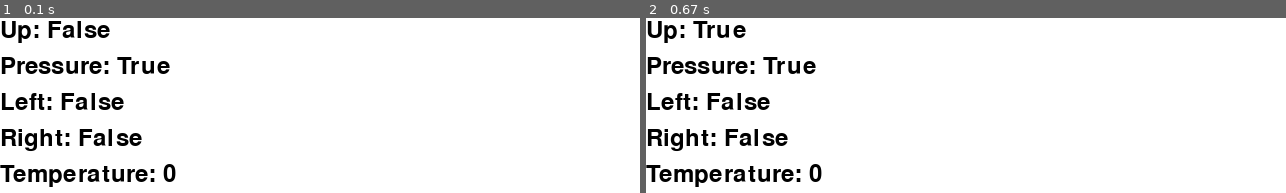
Above: before the commit, frames 1-2 (left to right).
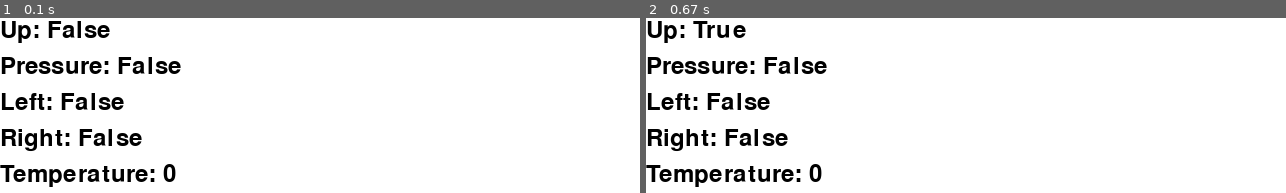
Above: after the commit, the same moments.

Repository: RIT-MDRC/Catbot
Game: pygame game, started from src/raspi/main.py
Two runs of this game, one before a commit and one after it. Both use one fixed random seed, a clock stepped at 60 frames per second and the inputs below.
Inputs:
- Up to frame 1 (0.1 s): no input
- Up to frame 2 (0.67 s): tap W at 0.33 s

The runs differ from the first frame. In frame 1, 0.5% of the frame differs, in the area x 18-29%, y 22-32%; in frame 2, 0.5%.

Commit message:
fix: add one condition to set presure on startup

Diff:
--- a/src/raspi/main.py
+++ b/src/raspi/main.py
@@ -8,7 +8,11 @@
 from utils.cpu import setup_cpu
 from utils.interval import clear_intervals
 from utils.util import *
-from io_controller.pneumatics.pressure import on_pressure_active, on_pressure_deactive
+from io_controller.pneumatics.pressure import (
+    is_pressure_ok,
+    on_pressure_active,
+    on_pressure_deactive,
+)
 import pygame
 
 SPEED = 0.1
@@ -56,7 +60,8 @@
     """Main program loop"""
     screen_setup()
     setup_cpu(render_temperature_status)
-    change_compressor(True)
+    if is_pressure_ok("left_pressure"):
+        change_compressor(True)
     on_pressure_active(
         "left_pressure",
         lambda: change_compressor(True),
